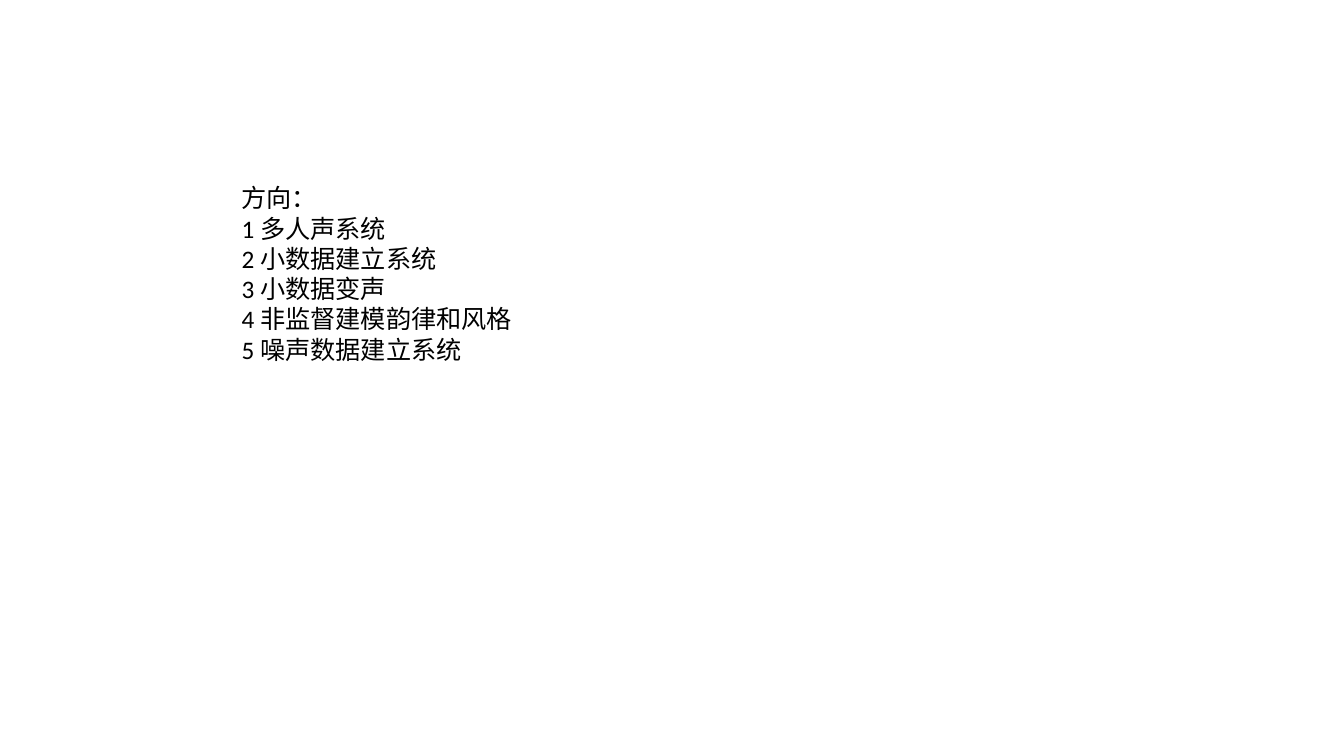
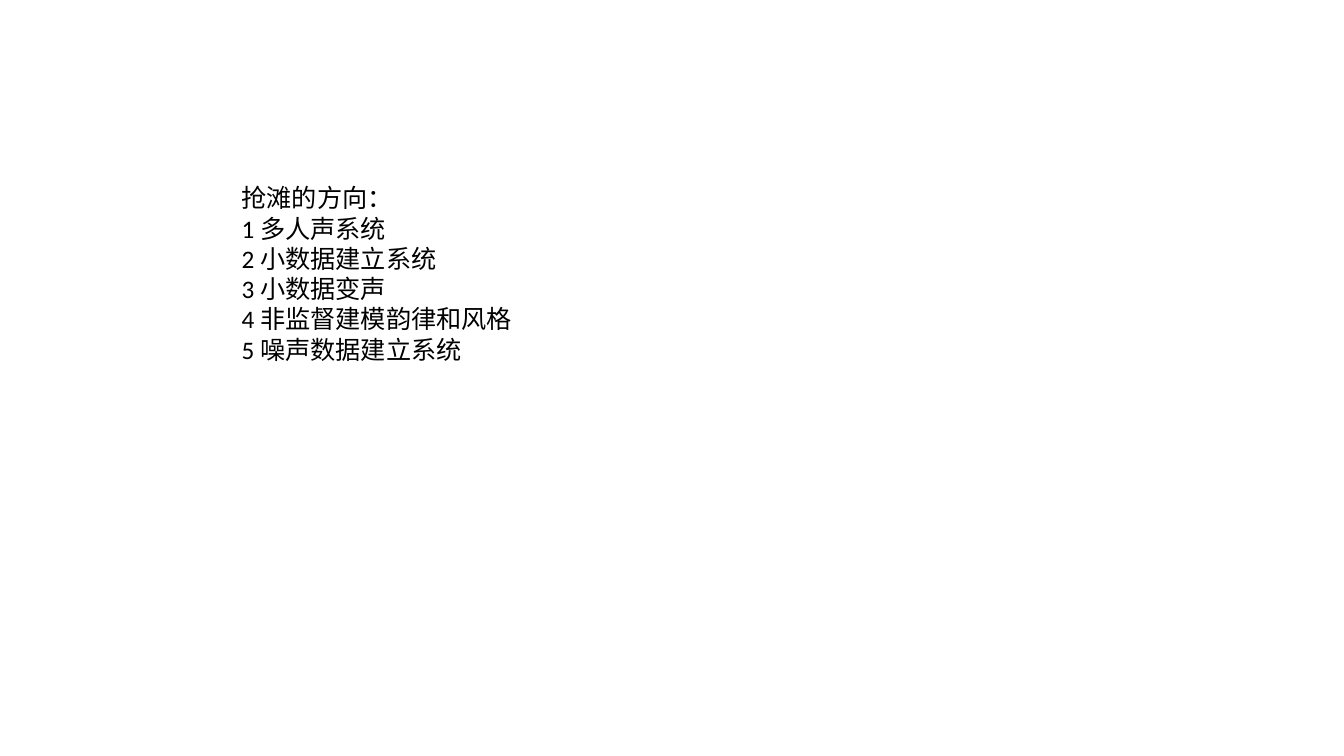
Before and after one commit to kitlomer/MuyuCoreTechnique, a slide deck: slide 3 of tts.pptx. Drawn at 1344x756 pixels with LibreOffice and Linux fonts; fonts in the diff are those of the drawing. Boxes give left, top, right and bottom in pixels: in the first picture for what was removed or moved away, otherwise in the second. Text is boxed around its words. In the diff, an @@ line names an element or a change of style, - is before the commit and + after.

```diff
--- a/tts.pptx
+++ b/tts.pptx
@@ text at [242, 185, 393, 209]: text changed @@
-方向：
+抢滩的方向：
```
Also in this commit, not shown: 1 other slide changed, 2 slides added, 1 slide removed.
